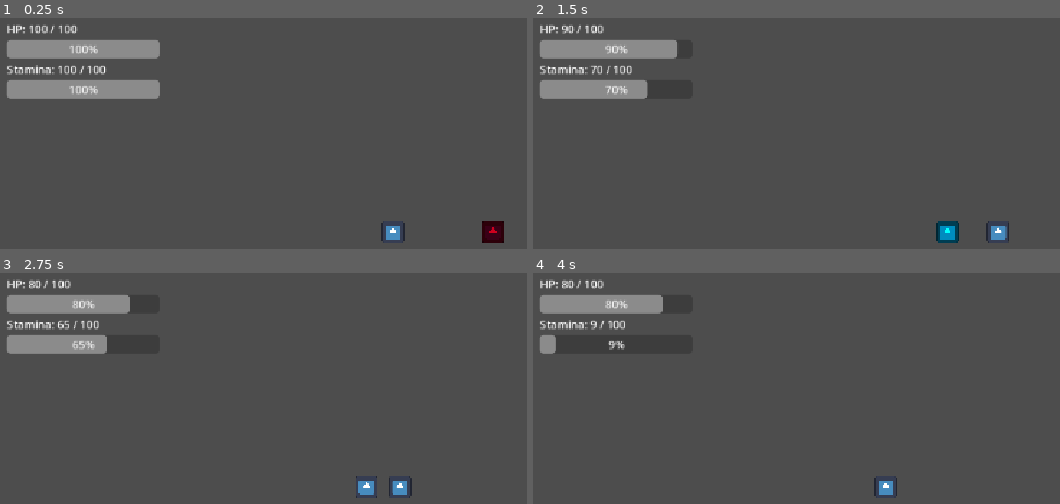
Above: before the commit, frames 1-4 (two rows, left to right).
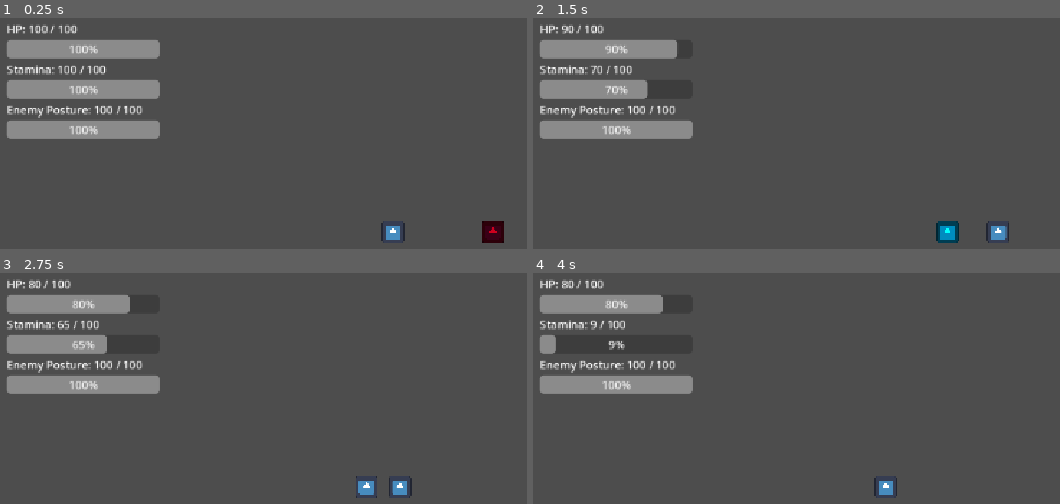
Above: after the commit, the same moments.

Repository: shanwinder/lastblade
Game: Godot game, scene res://scenes/main/Main.tscn
The game is run twice, just before and just after one commit, with the same random seed, the same clock (stepped at 60 frames per second) and the same inputs. The engine's default icon, where the game draws it, is replaced by a stand-in: a white triangle on a blue panel in a dark square.
Inputs:
- Up to frame 1 (0.25 s): no input
- Up to frame 2 (1.5 s): hold Right (ui_right) 0.53-1.28 s; tap J (attack) at 0.6 s; tap L (parry) at 0.8, 1.35 s; hold Left (ui_left) from 1.28 s (still down)
- Up to frame 3 (2.75 s): tap J (attack) at 1.55, 2.1 s; release Left (ui_left) at 2.03 s; hold Right (ui_right) from 2.03 s (still down); tap L (parry) at 2.3 s
- Up to frame 4 (4 s): tap K (dash) at 2.85 s; tap J (attack) at 3.05 s; release Right (ui_right) at 3.53 s; hold Left (ui_left) from 3.53 s (still down); tap L (parry) at 3.6 s

The runs differ from the first frame. In frame 1, 2.8% of the frame differs, in the area x 1-31%, y 38-53%; in frame 2, 2.8%; in frame 3, 2.8%; in frame 4, 2.8%.

Commit message:
Add enemy posture system and HUD display
Introduce an enemy posture mechanic and hook it into the HUD. EnemyDummy.gd: add enemy_stats_changed signal, posture state (current/max_posture, posture_damage_from_parry, posture_break_time, is_posture_broken), and helper methods (emit_enemy_stats, reduce_posture, posture_break). Parry handling now reduces posture and only performs a short stagger if posture hasn't broken; posture break disables attacks/movement, changes visuals, waits posture_break_time, then restores posture. take_damage now emits stats as well. HUD.gd: add references for EnemyPostureLabel/Bar, split player HUD update into update_player_stats, add update_enemy_stats and connect to enemy.enemy_stats_changed; initial HUD updates for both player and enemy. Main.tscn: add EnemyPostureLabel and EnemyPostureBar nodes. These changes enable displaying and reacting to enemy posture (for parry/break feedback) in the UI.

Diff:
--- a/last-blade-trial/EnemyDummy.gd
+++ b/last-blade-trial/EnemyDummy.gd
@@ -1,4 +1,7 @@
 extends CharacterBody2D
+
+# ส่งสัญญาณไปให้ HUD ทุกครั้งที่ค่า HP หรือ Posture ของศัตรูเปลี่ยน
+signal enemy_stats_changed(current_hp: int, max_hp: int, current_posture: float, max_posture: float)
 
 # =========================
 # ค่าพื้นฐานของศัตรู
@@ -28,6 +31,15 @@
 # เวลาพักหลังชะงัก ก่อนกลับมาโจมตีใหม่ได้
 @export var stagger_recover_time: float = 0.25
 
+# Posture สูงสุดของศัตรู
+# มองง่าย ๆ คือค่าความสมดุลของศัตรู
+@export var max_posture: float = 100.0
+
+# จำนวน Posture ที่ลดลงเมื่อผู้เล่น Parry สำเร็จหนึ่งครั้ง
+@export var posture_damage_from_parry: float = 35.0
+
+# เวลาที่ศัตรู Break หรือเสียสมดุลหนัก
+@export var posture_break_time: float = 1.2
 
 # =========================
 # ตัวแปรอ้างอิง Node
@@ -52,6 +64,12 @@
 
 # เลือดปัจจุบันของศัตรู
 var current_hp: int
+
+# Posture ปัจจุบันของศัตรู
+var current_posture: float
+
+# ใช้เช็กว่าศัตรูกำลังอยู่ในสถานะ Posture Break หรือไม่
+var is_posture_broken: bool = false
 
 # ใช้เช็กว่าศัตรูกำลังโจมตีอยู่หรือไม่
 var is_attacking: bool = false
@@ -81,6 +99,9 @@
 	# ตั้งเลือดเริ่มต้นของศัตรู
 	current_hp = max_hp
 
+	# ตั้งค่า Posture เริ่มต้นให้เต็ม
+	current_posture = max_posture
+
 	# หา node Player
 	# จาก GitHub ตอนนี้ node ผู้เล่นชื่อ Player ตัว P ใหญ่
 	player = get_parent().get_node("Player")
@@ -95,6 +116,9 @@
 	attack_hitbox.area_entered.connect(_on_attack_hitbox_area_entered)
 
 	print("Enemy ready. HP =", current_hp)
+
+	# ส่งค่าเริ่มต้นให้ HUD แสดง Enemy Posture
+	emit_enemy_stats()
 
 
 func _physics_process(_delta: float) -> void:
@@ -141,6 +165,9 @@
 	velocity.y = 0
 	move_and_slide()
 
+func emit_enemy_stats() -> void:
+	# ส่งค่า HP และ Posture ของศัตรูไปให้ HUD
+	enemy_stats_changed.emit(current_hp, max_hp, current_posture, max_posture)
 
 func attack() -> void:
 	# ถ้ากำลังโจมตีอยู่ / กำลังชะงัก / ยังไม่พร้อมโจมตี ห้ามเริ่มโจมตีใหม่
@@ -246,8 +273,13 @@
 		if target.has_method("on_successful_parry"):
 			target.on_successful_parry()
 
-		# ทำให้ศัตรูชะงักสั้น ๆ
-		stagger()
+		# ลด Posture ของศัตรูเมื่อ Parry สำเร็จ
+		reduce_posture(posture_damage_from_parry)
+
+		# ถ้า Posture ยังไม่แตก ให้ stagger แบบสั้น
+		# ถ้า Posture แตกแล้ว posture_break() จะจัดการเอง
+		if not is_posture_broken:
+			stagger()
 
 		# ไม่ทำดาเมจ เพราะถูก Parry
 		return
@@ -299,10 +331,74 @@
 	# อนุญาตให้โจมตีใหม่
 	can_attack = true
 
+func reduce_posture(amount: float) -> void:
+	# ถ้าศัตรูกำลัง Posture Break อยู่แล้ว ไม่ต้องลดซ้ำ
+	if is_posture_broken:
+		return
+
+	# ลด Posture ตามจำนวนที่กำหนด
+	current_posture -= amount
+	current_posture = clamp(current_posture, 0.0, max_posture)
+
+	print("Enemy posture reduced:", int(current_posture), "/", int(max_posture))
+
+	# แจ้ง HUD ว่า Posture เปลี่ยนแล้ว
+	emit_enemy_stats()
+
+	# ถ้า Posture หมด ให้เข้าสถานะ Break
+	if current_posture <= 0:
+		posture_break()
+
+func posture_break() -> void:
+	# ถ้า Break อยู่แล้ว ไม่ต้องเริ่มซ้ำ
+	if is_posture_broken:
+		return
+
+	print("Enemy POSTURE BROKEN!")
+
+	# ตั้งสถานะ Break
+	is_posture_broken = true
+
+	# เพิ่ม sequence เพื่อยกเลิก attack coroutine เก่าที่อาจยัง await ค้างอยู่
+	attack_sequence_id += 1
+
+	# ระหว่าง Break ศัตรูห้ามโจมตีและห้ามขยับ
+	is_staggered = true
+	is_attacking = false
+	can_attack = false
+	has_hit_player = true
+
+	# ปิด Hitbox ศัตรู
+	attack_shape.set_deferred("disabled", true)
+
+	# เปลี่ยนสีเป็นม่วง เพื่อให้ต่างจาก stagger ปกติ
+	sprite_2d.modulate = Color.PURPLE
+
+	# หยุดนิ่งนานกว่า stagger ปกติ
+	await get_tree().create_timer(posture_break_time).timeout
+
+	# รีเซ็ต Posture กลับมาเต็ม
+	current_posture = max_posture
+	emit_enemy_stats()
+
+	# กลับสีปกติ
+	if is_instance_valid(sprite_2d):
+		sprite_2d.modulate = Color.WHITE
+
+	# จบสถานะ Break
+	is_posture_broken = false
+	is_staggered = false
+
+	# เว้นจังหวะนิดหนึ่งก่อนกลับมาโจมตี
+	await get_tree().create_timer(stagger_recover_time).timeout
+
+	can_attack = true
 
 func take_damage(amount: int) -> void:
 	# ลด HP ของศัตรู
 	current_hp -= amount
+	# แจ้ง HUD ว่า HP ศัตรูเปลี่ยนแล้ว
+	emit_enemy_stats()
 	print("Enemy took damage:", amount, "HP left:", current_hp)
 
 	# กระพริบแดงเมื่อโดนตี
--- a/last-blade-trial/HUD.gd
+++ b/last-blade-trial/HUD.gd
@@ -2,30 +2,44 @@
 
 # =========================
 # HUD.gd
-# ใช้แสดงค่า HP และ Stamina บนหน้าจอ
+# ใช้แสดงค่า HP, Stamina ของ Player
+# และ Posture ของ EnemyDummy
 # =========================
 
-# อ้างอิง Label และ ProgressBar ต่าง ๆ
+# อ้างอิง Label และ ProgressBar ของ Player
 @onready var hp_label: Label = $Control/VBoxContainer/HPLabel
 @onready var hp_bar: ProgressBar = $Control/VBoxContainer/HPBar
 @onready var stamina_label: Label = $Control/VBoxContainer/StaminaLabel
 @onready var stamina_bar: ProgressBar = $Control/VBoxContainer/StaminaBar
 
+# อ้างอิง Label และ ProgressBar ของ Enemy Posture
+@onready var enemy_posture_label: Label = $Control/VBoxContainer/EnemyPostureLabel
+@onready var enemy_posture_bar: ProgressBar = $Control/VBoxContainer/EnemyPostureBar
+
 
 func _ready() -> void:
 	# หา node Player จาก Main
-	# โครงสร้างของเราคือ Main > Player และ Main > HUD
 	var player = get_parent().get_node("Player")
+
+	# หา node EnemyDummy จาก Main
+	var enemy = get_parent().get_node("EnemyDummy")
 
 	# เชื่อม signal จาก Player มายัง HUD
 	# เมื่อ HP หรือ Stamina เปลี่ยน HUD จะอัปเดตทันที
-	player.stats_changed.connect(update_stats)
+	player.stats_changed.connect(update_player_stats)
 
-	# อัปเดต HUD ครั้งแรกตอนเริ่มเกม
-	update_stats(player.current_hp, player.max_hp, player.current_stamina, player.max_stamina)
+	# เชื่อม signal จาก EnemyDummy มายัง HUD
+	# เมื่อ HP หรือ Posture ของศัตรูเปลี่ยน HUD จะอัปเดตทันที
+	enemy.enemy_stats_changed.connect(update_enemy_stats)
+
+	# อัปเดต HUD ของ Player ครั้งแรกตอนเริ่มเกม
+	update_player_stats(player.current_hp, player.max_hp, player.current_stamina, player.max_stamina)
+
+	# อัปเดต HUD ของ Enemy ครั้งแรกตอนเริ่มเกม
+	update_enemy_stats(enemy.current_hp, enemy.max_hp, enemy.current_posture, enemy.max_posture)
 
 
-func update_stats(current_hp: int, max_hp: int, current_stamina: float, max_stamina: float) -> void:
+func update_player_stats(current_hp: int, max_hp: int, current_stamina: float, max_stamina: float) -> void:
 	# อัปเดตข้อความ HP
 	hp_label.text = "HP: %d / %d" % [current_hp, max_hp]
 
@@ -39,3 +53,15 @@
 	# อัปเดตแถบ Stamina
 	stamina_bar.max_value = max_stamina
 	stamina_bar.value = current_stamina
+
+
+func update_enemy_stats(current_hp: int, max_hp: int, current_posture: float, max_posture: float) -> void:
+	# ตอนนี้เรายังไม่แสดง HP ศัตรูบน HUD
+	# แต่รับ current_hp กับ max_hp ไว้ก่อน เพื่อใช้ต่อยอดภายหลัง
+
+	# อัปเดตข้อความ Posture ของศัตรู
+	enemy_posture_label.text = "Enemy Posture: %d / %d" % [int(current_posture), int(max_posture)]
+
+	# อัปเดตแถบ Posture ของศัตรู
+	enemy_posture_bar.max_value = max_posture
+	enemy_posture_bar.value = current_posture
--- a/last-blade-trial/scenes/main/Main.tscn
+++ b/last-blade-trial/scenes/main/Main.tscn
@@ -101,3 +101,10 @@
 [node name="StaminaBar" type="ProgressBar" parent="HUD/Control/VBoxContainer" unique_id=1768925273]
 custom_minimum_size = Vector2(220, 18)
 layout_mode = 2
+
+[node name="EnemyPostureLabel" type="Label" parent="HUD/Control/VBoxContainer" unique_id=528575630]
+layout_mode = 2
+
+[node name="EnemyPostureBar" type="ProgressBar" parent="HUD/Control/VBoxContainer" unique_id=2068430457]
+custom_minimum_size = Vector2(220, 18)
+layout_mode = 2
